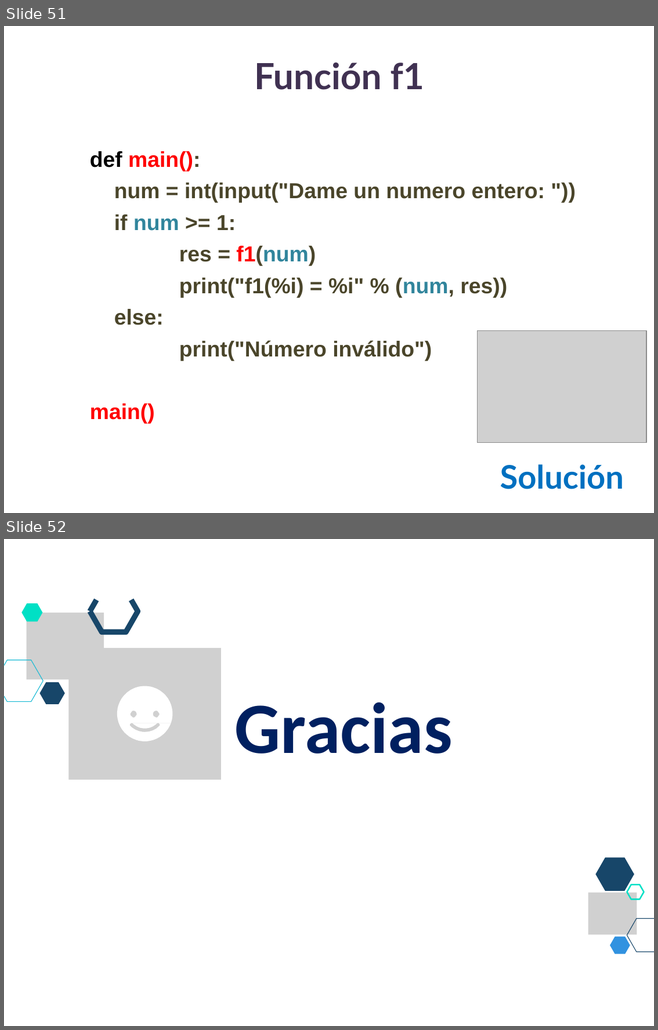
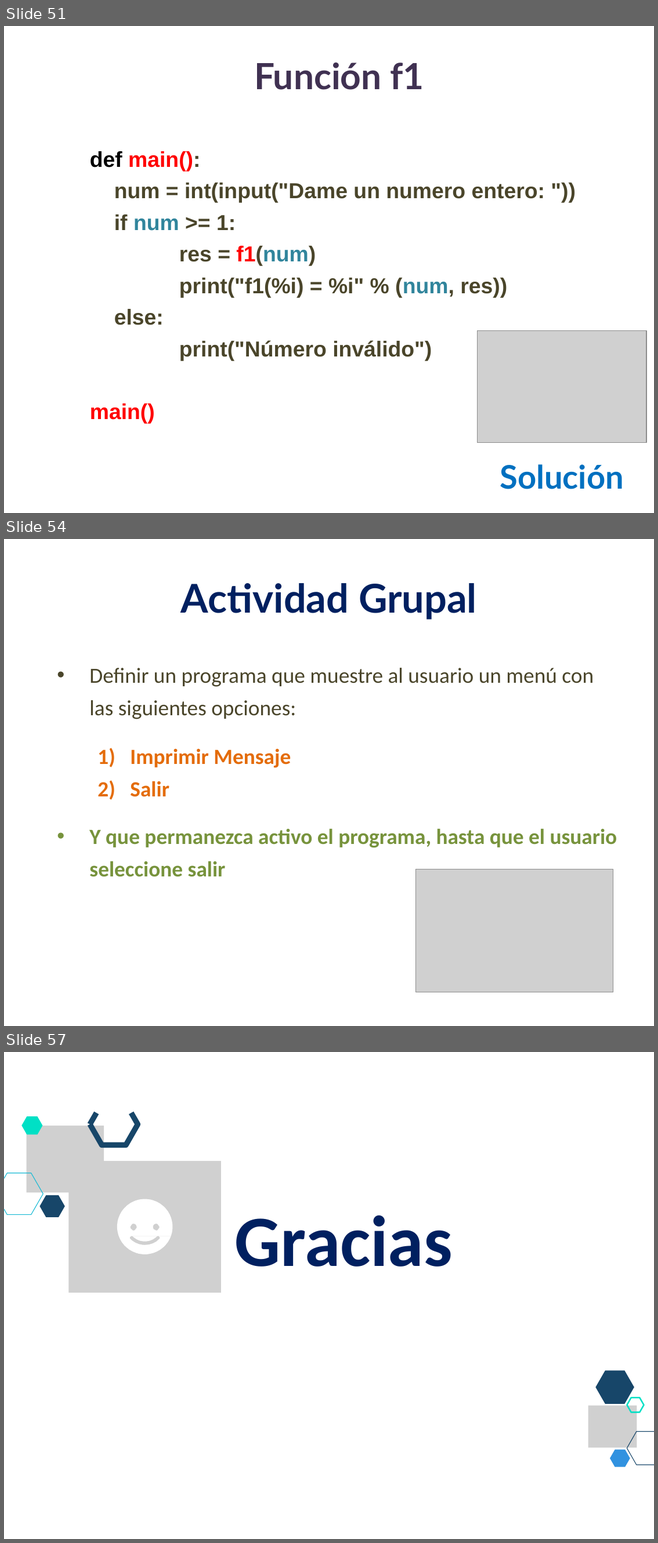
Before and after one commit to lizetheP/Programacion, a slide deck: CalendarioAgo2023/presentaciones/7_While.pptx. Shown one above the other, each under a label of ours: slides 51 and 52 before the commit, slides 51, 54 and 57 after it; the slides between them are not shown. The pictures are 658x1030 and 658x1543 pixels, drawn with LibreOffice and Linux fonts; fonts in the diff are those of the drawing; grey boxes stand for pictures. Boxes give left, top, right and bottom in pixels: in the first picture for what was removed or moved away, otherwise in the second. Text is boxed around its words. In the diff, an @@ line names an element or a change of style, - is before the commit and + after.

```diff
--- a/CalendarioAgo2023/presentaciones/7_While.pptx
+++ b/CalendarioAgo2023/presentaciones/7_While.pptx
@@ slide 54 added at (x1=4, y1=539, x2=654, y2=1026), background #FFFFFF @@
@@ text added at (x1=181, y1=583, x2=477, y2=620), 44 pt, text #002060, bold @@
+Actividad Grupal
@@ text added at (x1=89, y1=668, x2=617, y2=877), 24 pt, text #4A452A, bold @@
+• Definir un programa que muestre al usuario un menú con las siguientes opciones:
+  1) Imprimir Mensaje
+  2) Salir
+• Y que permanezca activo el programa, hasta que el usuario seleccione salir
@@ picture added at (x1=416, y1=870, x2=612, y2=993) @@
@@ what was slide 52 is now slide 57 @@
```
Also in this commit, not shown: 4 other slides added, 18 other files.
